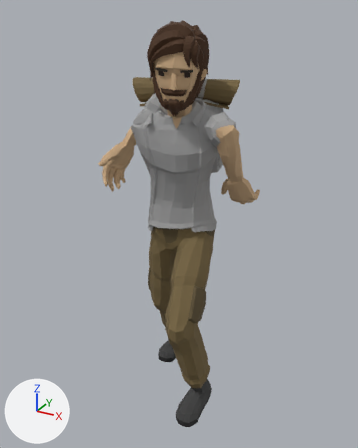
Renders of the glTF model assets/art/3d/clips-foot.glb from each side of a commit.
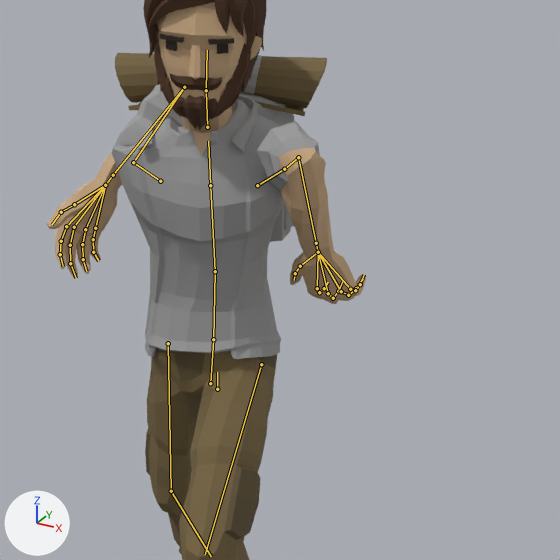
Old and new are each drawn whole from a 50 mm lens placed at (0.968, -1.919, 1.8), pointed at (-0.024, -0.115, 0.897) and again close up on the part from 21% to 100% of the width and 11% to 75% of the height. Lighting does not change. The marker at lower left points along +X, +Y and +Z. The first two pictures are the older version. Both versions are drawn at frame 21 of the action 'Javelin_Throw'; the numbers are the values there. The bones that change, and the others that lie on the model, are drawn over the model as lines in the close-ups.

Names of what the first close-up shows: 'Adventurer_Body', 'Adventurer_Head', 'Adventurer_Legs', 'Backpack'.
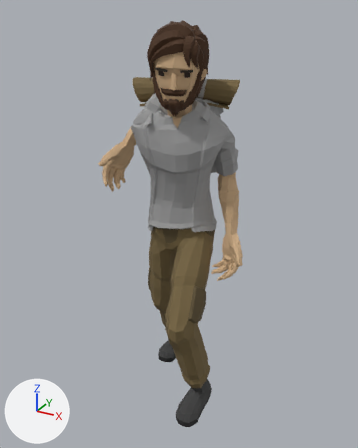
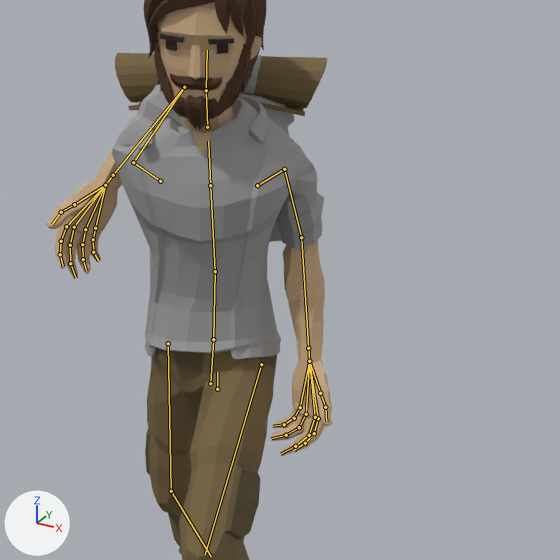
What differs and where, as boxes (x1, y1, x2, y2) in the close-ups (560 x 560 px):
'Adventurer_Body', posed (11% narrower, 35% taller): before (46, 84, 366, 359); after (46, 84, 332, 456)
bone 'UpperArm.L', root to tip: before (284, 169) to (298, 157); after (284, 169) to (301, 237)
bone 'LowerArm.L', root to tip: before (298, 157) to (316, 243); after (301, 237) to (308, 348)

The edits, one by one:
Bone 'UpperArm.L' (bone_upperarm_l) turns from (40, 28, -56) to (-78, -7, 68) degrees about its own x, y and z.
Bone 'LowerArm.L' (bone_lowerarm_l) turns from (-121, -40, -24) to (-43, 18, -22) degrees about its own x, y and z.
